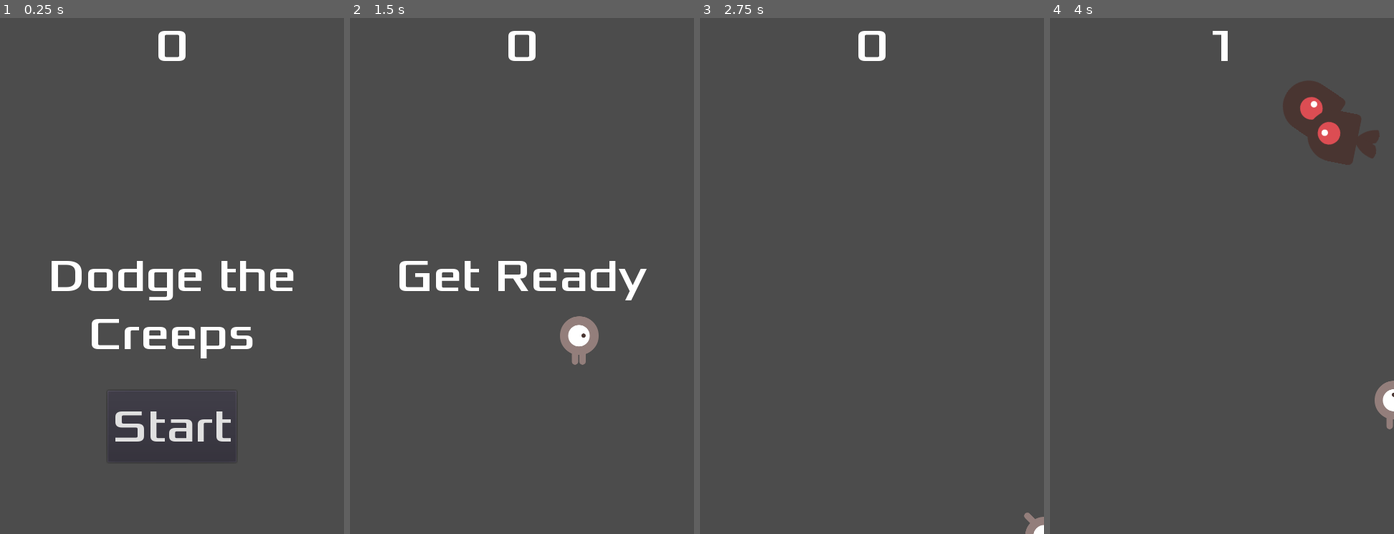
Above: before the commit, frames 1-4 (left to right).
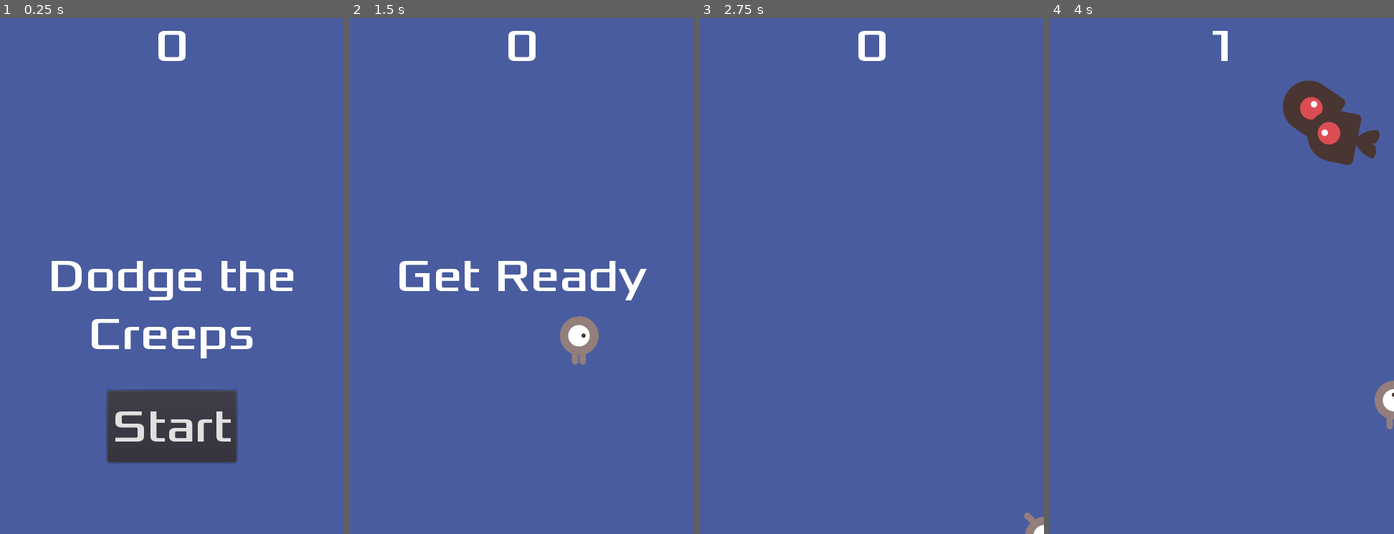
Above: after the commit, the same moments.

Repository: cprerovsky/dodgethecreeps
Game: Godot game, scene res://Main.tscn
Two runs of this game, one before a commit and one after it. Both use one fixed random seed, a clock stepped at 60 frames per second and the inputs below.
Inputs:
- Up to frame 1 (0.25 s): no input
- Up to frame 2 (1.5 s): click "Start" at 0.5 s; tap Enter at 1.25 s; hold Right (move_right) from 1.28 s (still down); tap Space (start_game, bound only after the commit) at 1.35 s
- Up to frame 3 (2.75 s): release Right (move_right) at 2.03 s; hold Down (move_down) from 2.03 s (still down); tap Space (start_game, bound only after the commit) at 2.1 s
- Up to frame 4 (4 s): release Down (move_down) at 2.78 s; hold Right (move_right) 2.78-3.53 s; tap Space (start_game, bound only after the commit) at 2.85, 3.6 s; hold Up (move_up) from 3.53 s (still down)

The runs differ from the first frame. In frame 1, 92% of the frame differs, in the area x 0-100%, y 0-100%; in frame 2, 97%; in frame 3, 100%; in frame 4, 97%.

Commit message:
finished the tutorial

Diff:
--- a/HUD.tscn
+++ b/HUD.tscn
@@ -6,6 +6,12 @@
 [sub_resource type="DynamicFont" id=1]
 size = 64
 font_data = ExtResource( 2 )
+
+[sub_resource type="InputEventAction" id=2]
+action = "start_game"
+
+[sub_resource type="ShortCut" id=3]
+shortcut = SubResource( 2 )
 
 [node name="HUD" type="CanvasLayer"]
 script = ExtResource( 1 )
@@ -38,6 +44,7 @@
 margin_right = 90.0
 margin_bottom = -100.0
 custom_fonts/font = SubResource( 1 )
+shortcut = SubResource( 3 )
 text = "Start"
 
 [node name="MessageTimer" type="Timer" parent="."]
--- a/Main.gd
+++ b/Main.gd
@@ -8,6 +8,8 @@
 
 
 func game_over():
+	$Music.stop()
+	$DeathSound.play()
 	$ScoreTimer.stop()
 	$MobTimer.stop()
 	$HUD.show_game_over()
@@ -19,6 +21,7 @@
 	$Player.start($StartPosition.position)
 	$StartTimer.start()
 	get_tree().call_group("mobs", "queue_free")
+	$Music.play()
 
 
 func _on_MobTimer_timeout():
--- a/Main.tscn
+++ b/Main.tscn
@@ -1,9 +1,11 @@
-[gd_scene load_steps=6 format=2]
+[gd_scene load_steps=8 format=2]
 
 [ext_resource path="res://Player.tscn" type="PackedScene" id=1]
 [ext_resource path="res://Main.gd" type="Script" id=2]
 [ext_resource path="res://Mob.tscn" type="PackedScene" id=3]
 [ext_resource path="res://HUD.tscn" type="PackedScene" id=4]
+[ext_resource path="res://art/House In a Forest Loop.ogg" type="AudioStream" id=5]
+[ext_resource path="res://art/gameover.wav" type="AudioStream" id=6]
 
 [sub_resource type="Curve2D" id=1]
 _data = {
@@ -13,6 +15,11 @@
 [node name="Main" type="Node"]
 script = ExtResource( 2 )
 mob_scene = ExtResource( 3 )
+
+[node name="ColorRect" type="ColorRect" parent="."]
+anchor_right = 1.0
+anchor_bottom = 1.0
+color = Color( 0.286734, 0.363372, 0.625, 1 )
 
 [node name="Player" parent="." instance=ExtResource( 1 )]
 
@@ -37,6 +44,12 @@
 
 [node name="HUD" parent="." instance=ExtResource( 4 )]
 
+[node name="Music" type="AudioStreamPlayer" parent="."]
+stream = ExtResource( 5 )
+
+[node name="DeathSound" type="AudioStreamPlayer" parent="."]
+stream = ExtResource( 6 )
+
 [connection signal="hit" from="Player" to="." method="game_over"]
 [connection signal="timeout" from="MobTimer" to="." method="_on_MobTimer_timeout"]
 [connection signal="timeout" from="ScoreTimer" to="." method="_on_ScoreTimer_timeout"]
--- a/project.godot
+++ b/project.godot
@@ -47,6 +47,11 @@
 "events": [ Object(InputEventKey,"resource_local_to_scene":false,"resource_name":"","device":0,"alt":false,"shift":false,"control":false,"meta":false,"command":false,"pressed":false,"scancode":16777234,"physical_scancode":0,"unicode":0,"echo":false,"script":null)
  ]
 }
+start_game={
+"deadzone": 0.5,
+"events": [ Object(InputEventKey,"resource_local_to_scene":false,"resource_name":"","device":0,"alt":false,"shift":false,"control":false,"meta":false,"command":false,"pressed":false,"scancode":32,"physical_scancode":0,"unicode":0,"echo":false,"script":null)
+ ]
+}
 
 [physics]
 
Not shown: 1 places in HUD.tscn that only renumber resources
